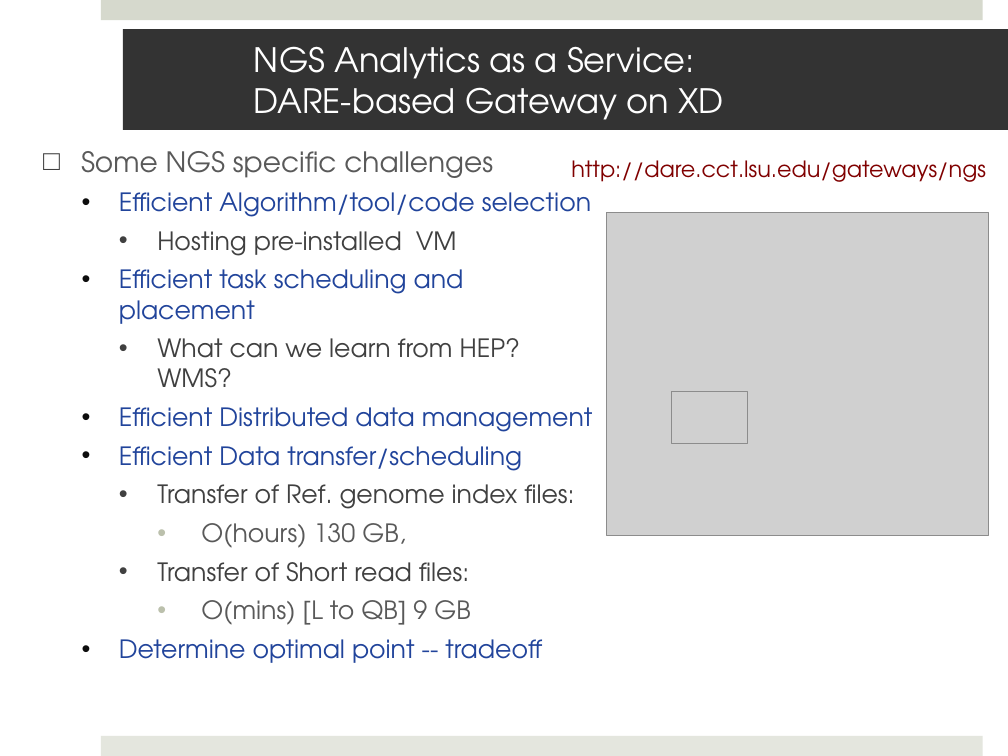
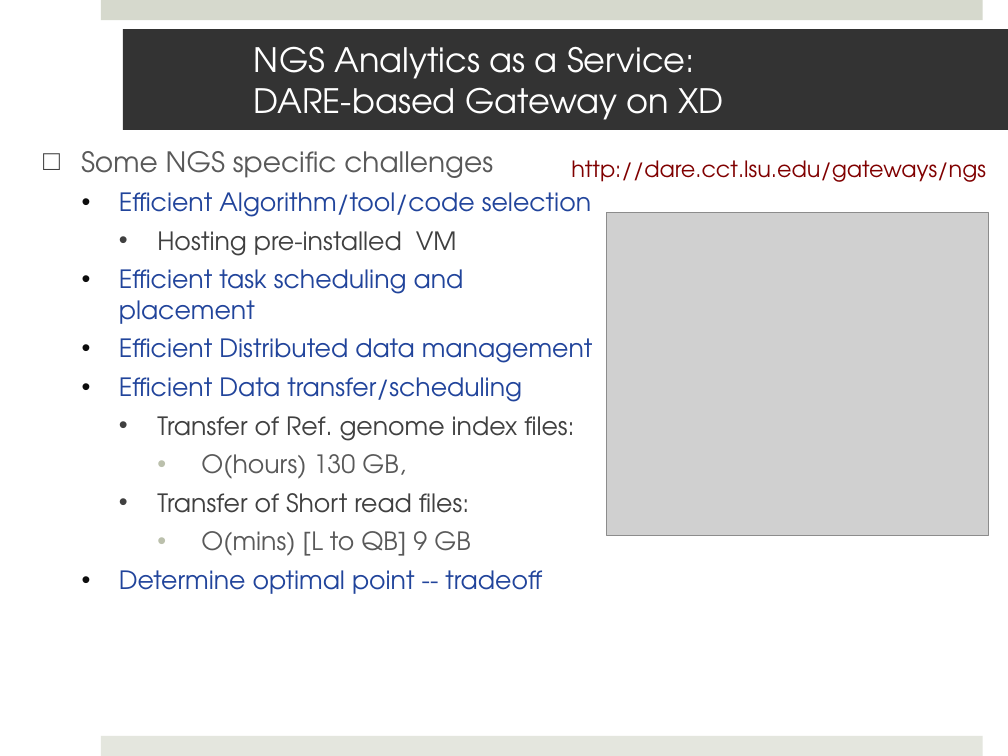
Before and after one commit to saga-project/saga-cpp-legacy-projects, a slide deck: slide 18 of saga-talks/ecmls11-dare.pptx (slide 17 before the commit). Drawn at 1008x756 pixels with LibreOffice and Linux fonts; fonts in the diff are those of the drawing; grey boxes stand for pictures; background and template pictures are left out. Boxes give left, top, right and bottom in pixels: in the first picture for what was removed or moved away, otherwise in the second. Text is boxed around its words. In the diff, an @@ line names an element or a change of style, - is before the commit and + after.

```diff
--- a/saga-talks/ecmls11-dare.pptx
+++ b/saga-talks/ecmls11-dare.pptx
@@ text at bbox=[157, 338, 520, 388]: paragraph removed @@
-    • What can we learn from HEP? WMS?
@@ picture removed at bbox=[671, 391, 748, 444] @@
```
Also in this commit, not shown: 7 other slides changed, 1 slide added, 1 other file.
